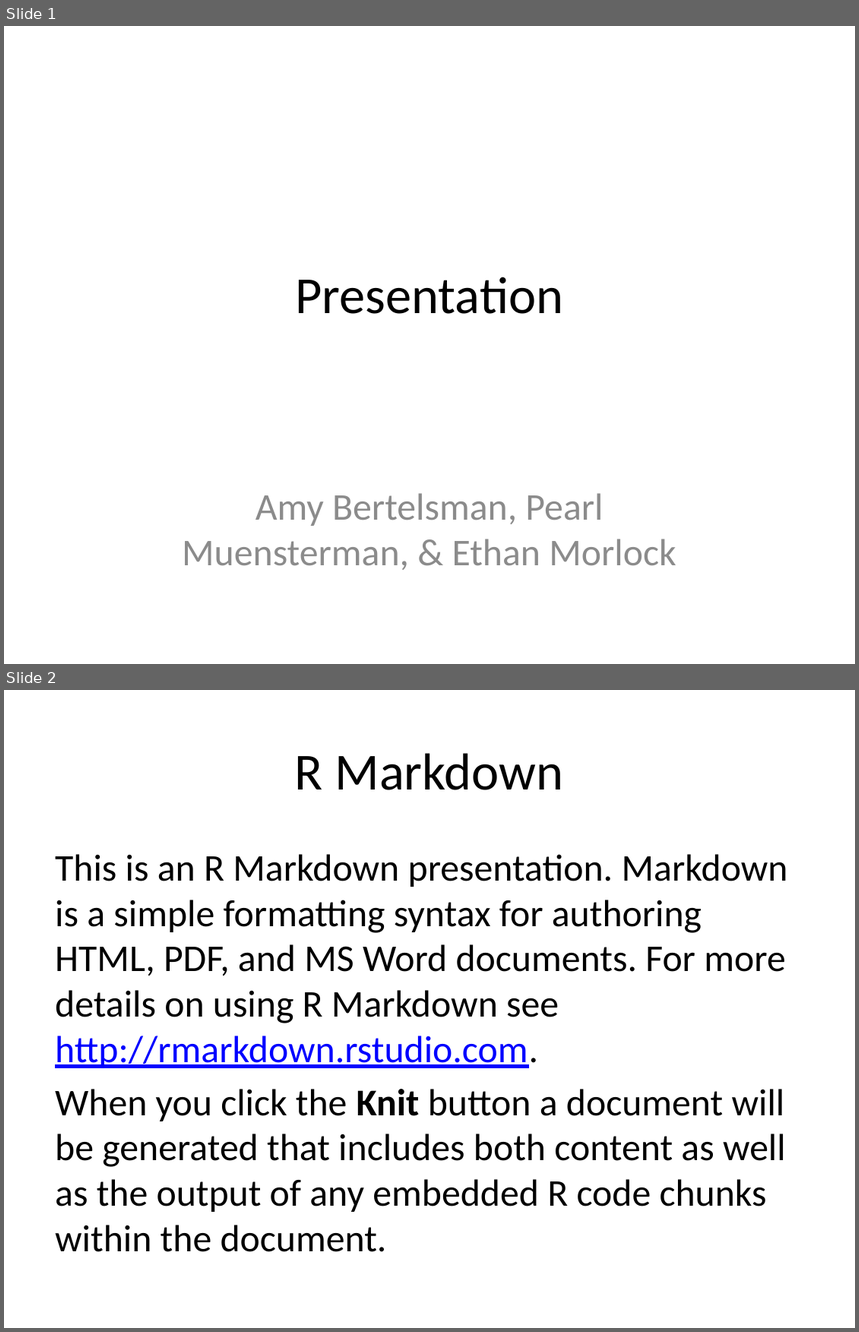
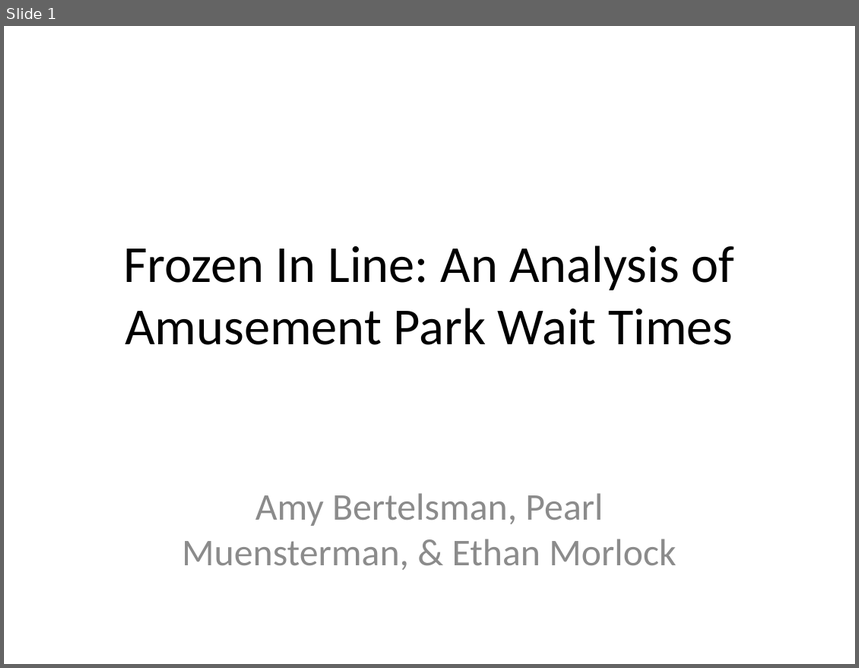
Before and after one commit to pearlmuensterman/Stat_361_Final_Project, a slide deck: Presentation.pptx. Shown one above the other, each under a label of ours: slides 1 and 2 before the commit, slide 1 after it. The pictures are 859x1332 and 859x668 pixels, drawn with LibreOffice and Linux fonts; fonts in the diff are those of the drawing. Boxes give left, top, right and bottom in pixels: in the first picture for what was removed or moved away, otherwise in the second. Text is boxed around its words. In the diff, an @@ line names an element or a change of style, - is before the commit and + after.

```diff
--- a/Presentation.pptx
+++ b/Presentation.pptx
@@ slide 2 removed at box(4, 690, 855, 1328), background #FFFFFF @@
@@ title removed at box(295, 753, 564, 790) @@
-R Markdown
@@ text removed at box(55, 854, 788, 1252) @@
-This is an R Markdown presentation. Markdown is a simple formatting syntax for authoring HTML, PDF, and MS Word documents. For more details on using R Markdown see http://rmarkdown.rstudio.com.
-When you click the Knit button a document will be generated that includes both content as well as the output of any embedded R code chunks within the document.
@@ slide 1 changed as well @@
@@ title at box(123, 246, 734, 345): text changed @@
-Presentation
+Frozen In Line: An Analysis of Amusement Park Wait Times
```
Also in this commit, not shown: 8 slides added, 3 other slides removed, 1 other file.
